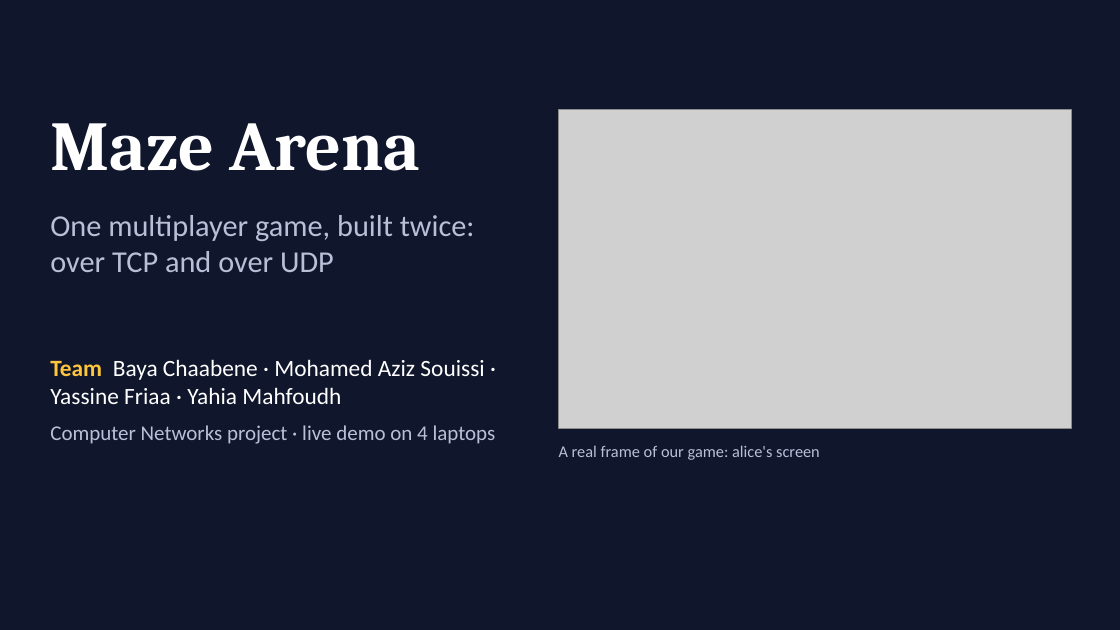
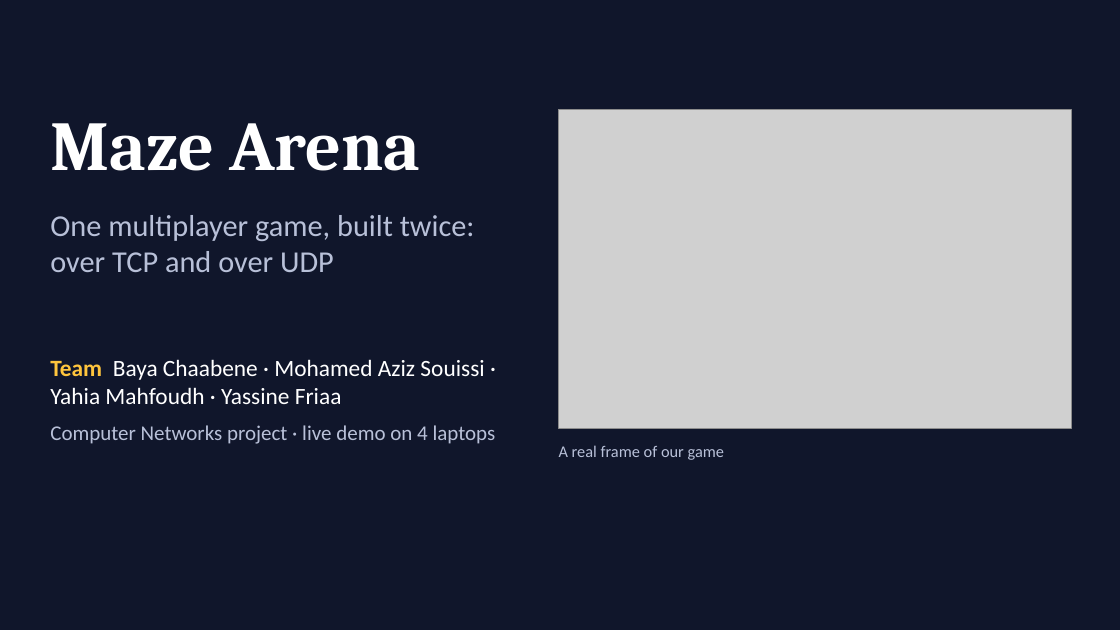
Before and after one commit to bayaCh05/maze-arena, a slide deck: slide 1 of slides/maze_arena_tcp_vs_udp.pptx. Drawn at 1120x630 pixels with LibreOffice and Linux fonts; fonts in the diff are those of the drawing; grey boxes stand for pictures. Boxes give left, top, right and bottom in pixels: in the first picture for what was removed or moved away, otherwise in the second. Text is boxed around its words. In the diff, an @@ line names an element or a change of style, - is before the commit and + after.

```diff
--- a/slides/maze_arena_tcp_vs_udp.pptx
+++ b/slides/maze_arena_tcp_vs_udp.pptx
@@ text at (50, 359, 484, 404): text changed @@
-Team Baya Chaabene · Mohamed Aziz Souissi · Yassine Friaa · Yahia Mahfoudh
+Team Baya Chaabene · Mohamed Aziz Souissi · Yahia Mahfoudh · Yassine Friaa
@@ text at (559, 445, 724, 460): text changed @@
-A real frame of our game: alice's screen
+A real frame of our game
```
Also in this commit, not shown: 19 other slides changed, 3 slides added, 8 slides removed, 9 other files.
